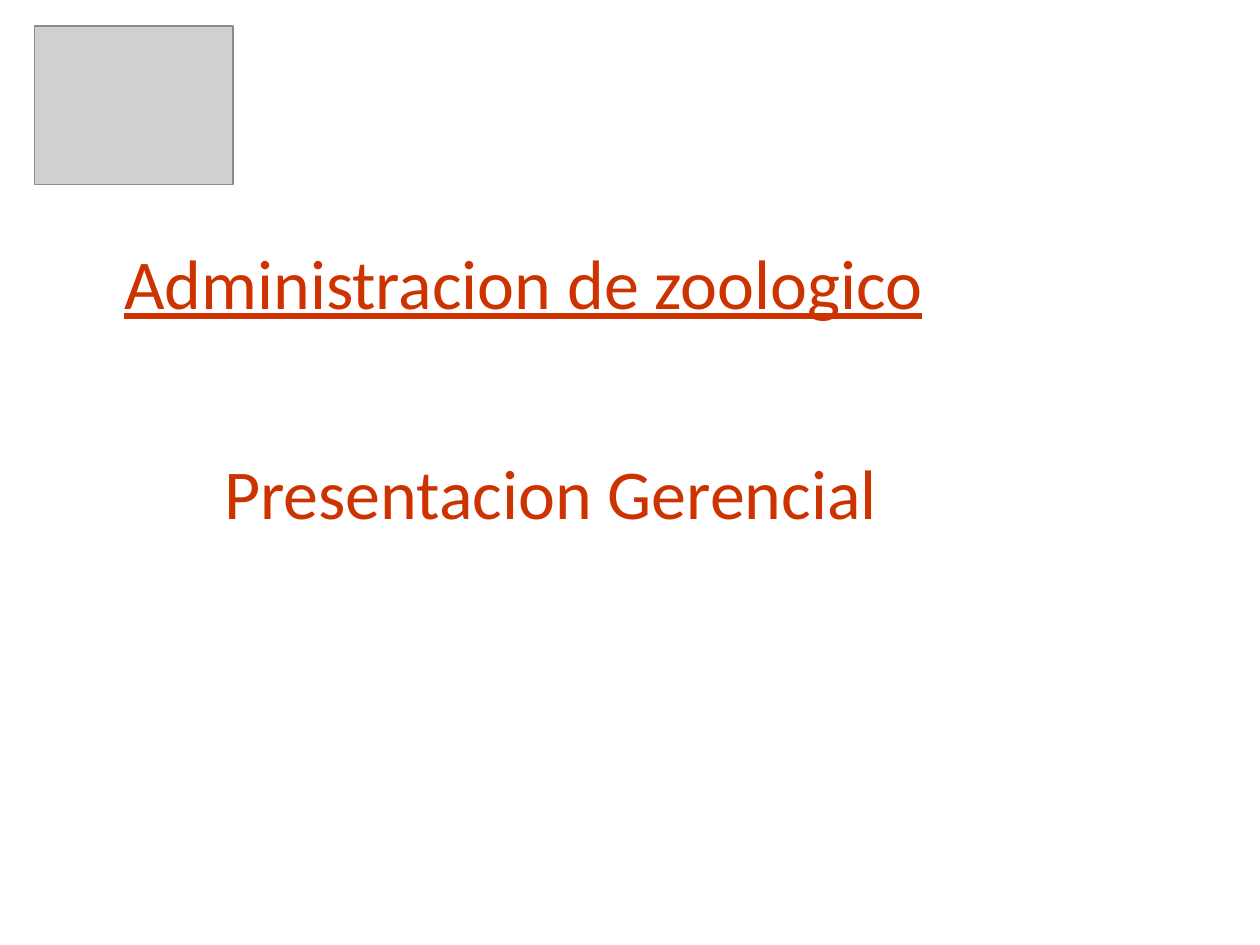
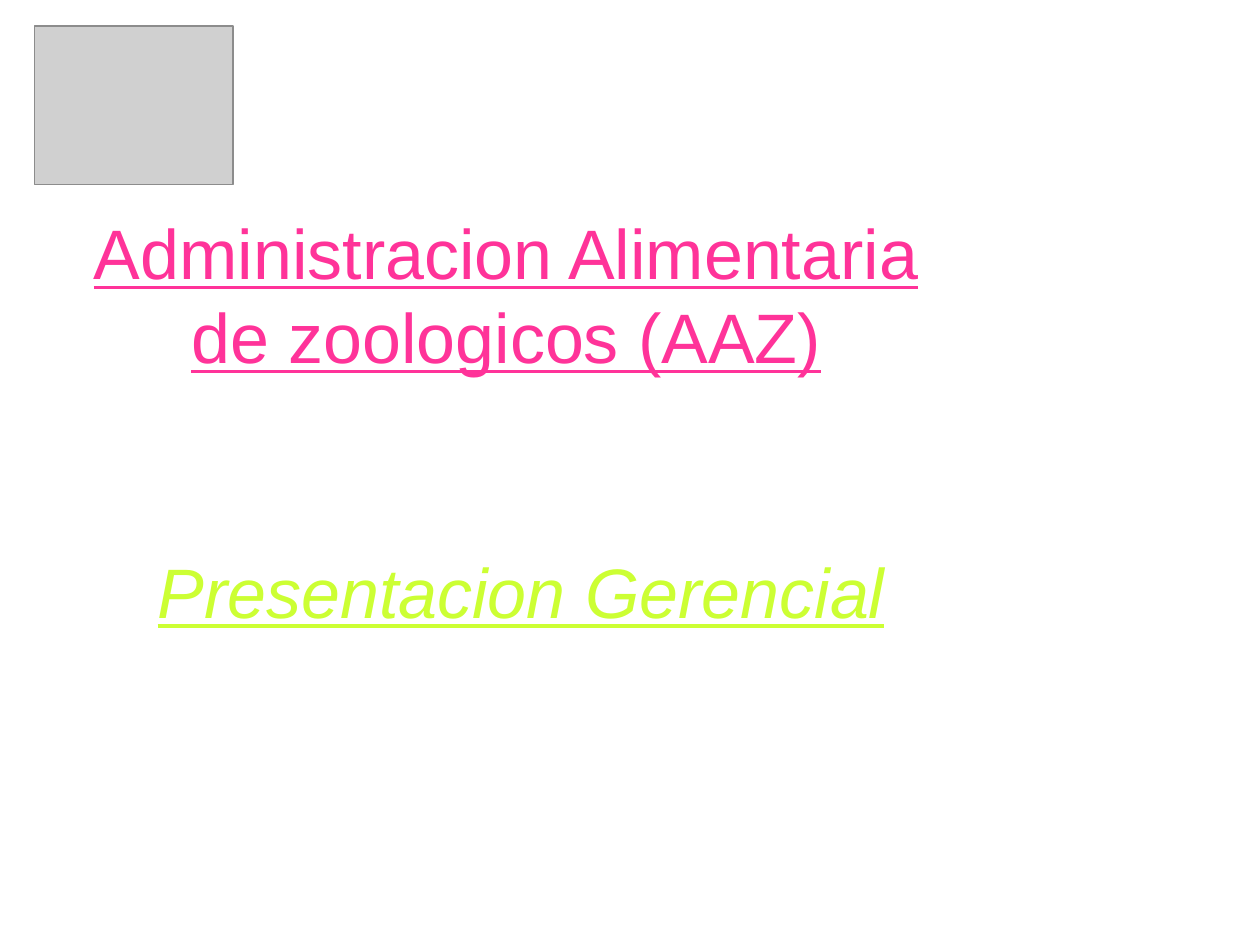
Before and after one commit to nicohen/taller-desarrollo-proyectos-i, a slide deck: slide 1 of Presentaciones/Demo Gerencial.ppt. Drawn at 1260x945 pixels with LibreOffice and Linux fonts; fonts in the diff are those of the drawing; grey boxes stand for pictures; background and template pictures are left out. Boxes give left, top, right and bottom in pixels: in the first picture for what was removed or moved away, otherwise in the second. Text is boxed around its words. In the diff, an @@ line names an element or a change of style, - is before the commit and + after.

```diff
--- a/Presentaciones/Demo Gerencial.ppt
+++ b/Presentaciones/Demo Gerencial.ppt
@@ title at <box>94,228,918,376</box>: text changed; font Calibri to Arial; text colour #CC3300 to #FF3399 @@
-Administracion de zoologico
+Administracion Alimentaria de zoologicos (AAZ)
@@ subtitle "Presentacion Gerencial": place and size @@
-subtitle "Presentacion Gerencial" at <box>224,470,877,520</box>
+subtitle "Presentacion Gerencial" at <box>158,567,884,628</box>
@@ subtitle "Presentacion Gerencial" at <box>158,567,884,628</box>: font Calibri to Arial, text colour #CC3300 to #CCFF33, italic on, underline on @@
```
Also in this commit, not shown: 1 other slide changed, 10 slides added, 6 slides removed.
